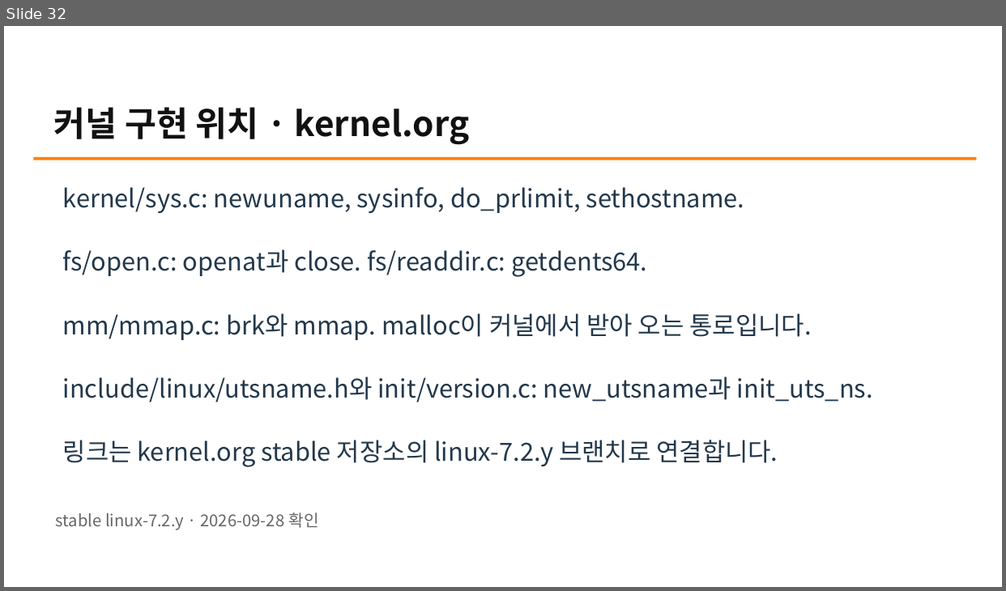
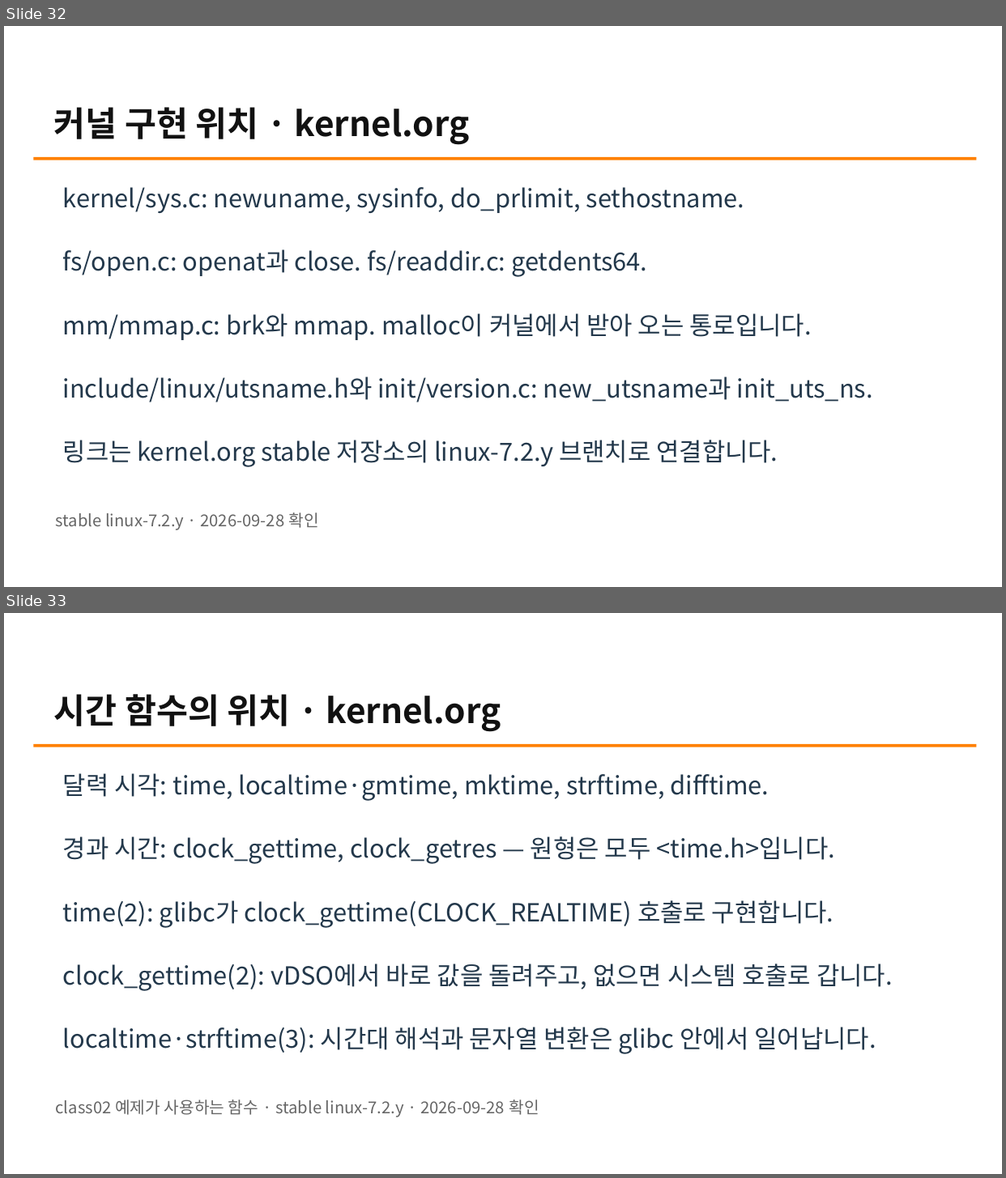
Before and after one commit to HimmelsscheibeVonNebra/2026_SystemProgramming, a slide deck: Presentations/class05-01-code.pptx. Shown one above the other, each under a label of ours: slide 32 before the commit, slides 32 and 33 after it. The pictures are 1006x591 and 1006x1178 pixels, drawn with LibreOffice and Linux fonts; fonts in the diff are those of the drawing. Boxes give left, top, right and bottom in pixels: in the first picture for what was removed or moved away, otherwise in the second. Text is boxed around its words. In the diff, an @@ line names an element or a change of style, - is before the commit and + after.

Commit message:
Add time function locations to the reference appendix
New appendix slide maps class02's time APIs (time, clock_gettime,
clock_getres, localtime/gmtime, mktime, strftime, difftime) to their
headers, glibc files, and kernel implementations, verified on
kernel.org stable linux-7.2.y: time/gettimeofday in kernel/time/time.c,
clock_* syscalls in kernel/time/posix-stubs.c, vDSO fast path in
lib/vdso/gettimeofday.c

```diff
--- a/Presentations/class05-01-code.pptx
+++ b/Presentations/class05-01-code.pptx
@@ slide 33 added at <box>4,613,1002,1174</box>, background #FFFFFF @@
@@ text added at <box>54,694,501,731</box>, 33 pt, text #111111, bold @@
+시간 함수의 위치 · kernel.org
@@ line added from (33, 746) to (977, 746), #FF8000 3 pt @@
@@ text added at <box>63,773,769,801</box>, 24 pt, text #23384B @@
+달력 시각: time, localtime·gmtime, mktime, strftime, difftime.
@@ text added at <box>63,837,835,864</box>, 24 pt, text #23384B @@
+경과 시간: clock_gettime, clock_getres — 원형은 모두 <time.h>입니다.
@@ text added at <box>63,901,833,928</box>, 24 pt, text #23384B @@
+time(2): glibc가 clock_gettime(CLOCK_REALTIME) 호출로 구현합니다.
@@ text added at <box>63,964,893,991</box>, 24 pt, text #23384B @@
+clock_gettime(2): vDSO에서 바로 값을 돌려주고, 없으면 시스템 호출로 갑니다.
@@ text added at <box>63,1027,876,1054</box>, 24 pt, text #23384B @@
+localtime·strftime(3): 시간대 해석과 문자열 변환은 glibc 안에서 일어납니다.
@@ text added at <box>56,1100,539,1118</box>, 15.8 pt, text #666666 @@
+class02 예제가 사용하는 함수 · stable linux-7.2.y · 2026-09-28 확인
```
Also in this commit, not shown: 2 other files.
